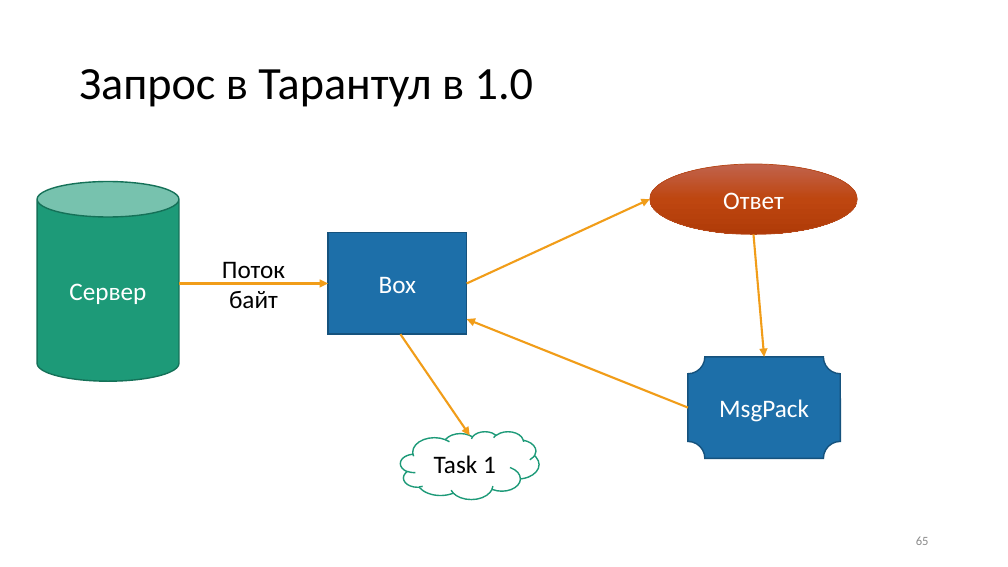
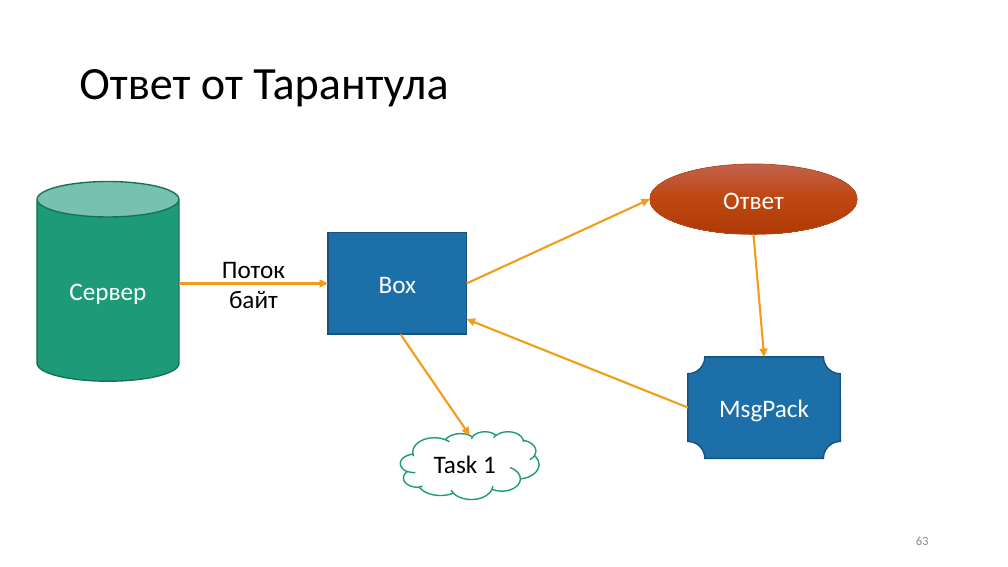
Before and after one commit to aensidhe/presentations, a slide deck: slide 63 of 2018/09/dotnext/Использование Tarantool в .NET-проектах.pptx (slide 65 before the commit). Drawn at 1008x567 pixels with LibreOffice and Linux fonts; fonts in the diff are those of the drawing; background and template pictures are left out. Boxes give left, top, right and bottom in pixels: in the first picture for what was removed or moved away, otherwise in the second. Text is boxed around its words. In the diff, an @@ line names an element or a change of style, - is before the commit and + after.

```diff
--- a/2018/09/dotnext/Использование Tarantool в .NET-проектах.pptx
+++ b/2018/09/dotnext/Использование Tarantool в .NET-проектах.pptx
@@ title at [79,69,448,107]: text changed @@
-Запрос в Тарантул в 1.0
+Ответ от Тарантула
```
Also in this commit, not shown: 7 other slides changed, 2 slides added, 4 slides removed.
